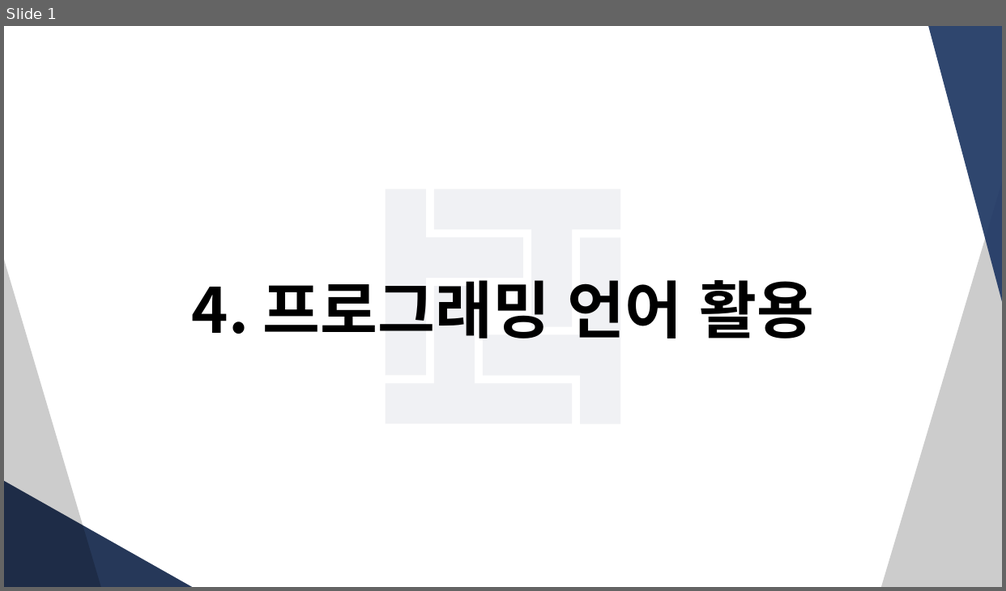
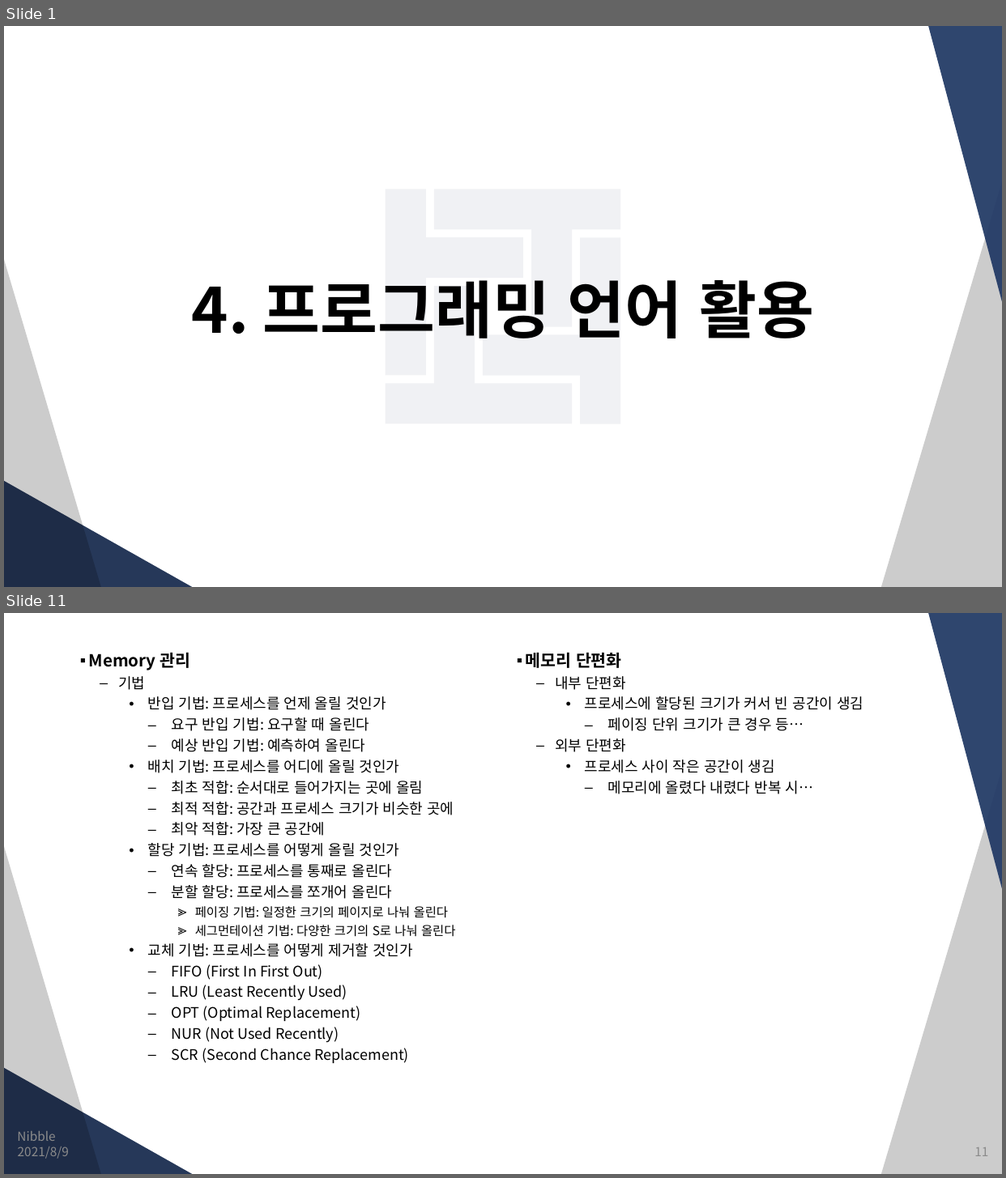
Before and after one commit to JungSangHyeon/2021-TIL, a slide deck: 정보처리기사/4. 프로그래밍 언어 활용.pptx. Shown one above the other, each under a label of ours: slide 1 before the commit, slides 1 and 11 after it; the slides between them are not shown. The pictures are 1006x591 and 1006x1178 pixels, drawn with LibreOffice and Linux fonts; fonts in the diff are those of the drawing. Boxes give left, top, right and bottom in pixels: in the first picture for what was removed or moved away, otherwise in the second. Text is boxed around its words. In the diff, an @@ line names an element or a change of style, - is before the commit and + after.

```diff
--- a/정보처리기사/4. 프로그래밍 언어 활용.pptx
+++ b/정보처리기사/4. 프로그래밍 언어 활용.pptx
@@ slide 11 added at box(4, 613, 1002, 1174), background #FFFFFF; not listed: 4 template elements that a slide beside it also shows @@
@@ text added at box(89, 652, 455, 1063), 14 pt, text #000000 @@
+▪ Memory 관리
+  – 기법
+    • 반입 기법: 프로세스를 언제 올릴 것인가
+      – 요구 반입 기법: 요구할 때 올린다
+      – 예상 반입 기법: 예측하여 올린다
+    • 배치 기법: 프로세스를 어디에 올릴 것인가
+      – 최초 적합: 순서대로 들어가지는 곳에 올림
+      – 최적 적합: 공간과 프로세스 크기가 비슷한 곳에
+      – 최악 적합: 가장 큰 공간에
+    • 할당 기법: 프로세스를 어떻게 올릴 것인가
+      – 연속 할당: 프로세스를 통째로 올린다
+      – 분할 할당: 프로세스를 쪼개어 올린다
+        ≫ 페이징 기법: 일정한 크기의 페이지로 나눠 올린다
+        ≫ 세그먼테이션 기법: 다양한 크기의 S로 나눠 올린다
+    • 교체 기법: 프로세스를 어떻게 제거할 것인가
+      – FIFO (First In First Out)
+      – LRU (Least Recently Used)
+      – OPT (Optimal Replacement)
+      – NUR (Not Used Recently)
+      – SCR (Second Chance Replacement)
@@ text added at box(526, 652, 863, 794), 14 pt, text #000000 @@
+▪ 메모리 단편화
+  – 내부 단편화
+    • 프로세스에 할당된 크기가 커서 빈 공간이 생김
+      – 페이징 단위 크기가 큰 경우 등…
+  – 외부 단편화
+    • 프로세스 사이 작은 공간이 생김
+      – 메모리에 올렸다 내렸다 반복 시…
@@ text added at box(17, 1131, 55, 1141), 12 pt, text #8C8C8C @@
+Nibble
@@ text added at box(18, 1147, 69, 1159), 12 pt, text #8C8C8C @@
+2021/8/9
@@ page number added at box(974, 1148, 988, 1157), 12 pt, text #8C8C8C @@
+11
```
Also in this commit, not shown: 8 slides changed, 5 other slides added.
